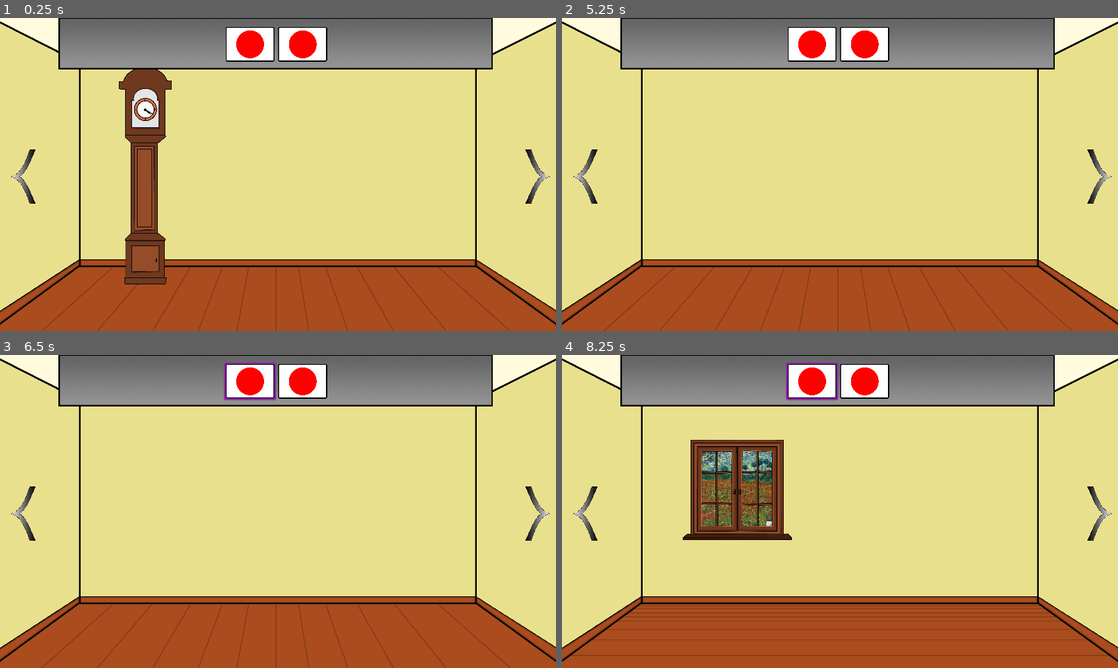
Above: before the commit, frames 1-4 (two rows, left to right).
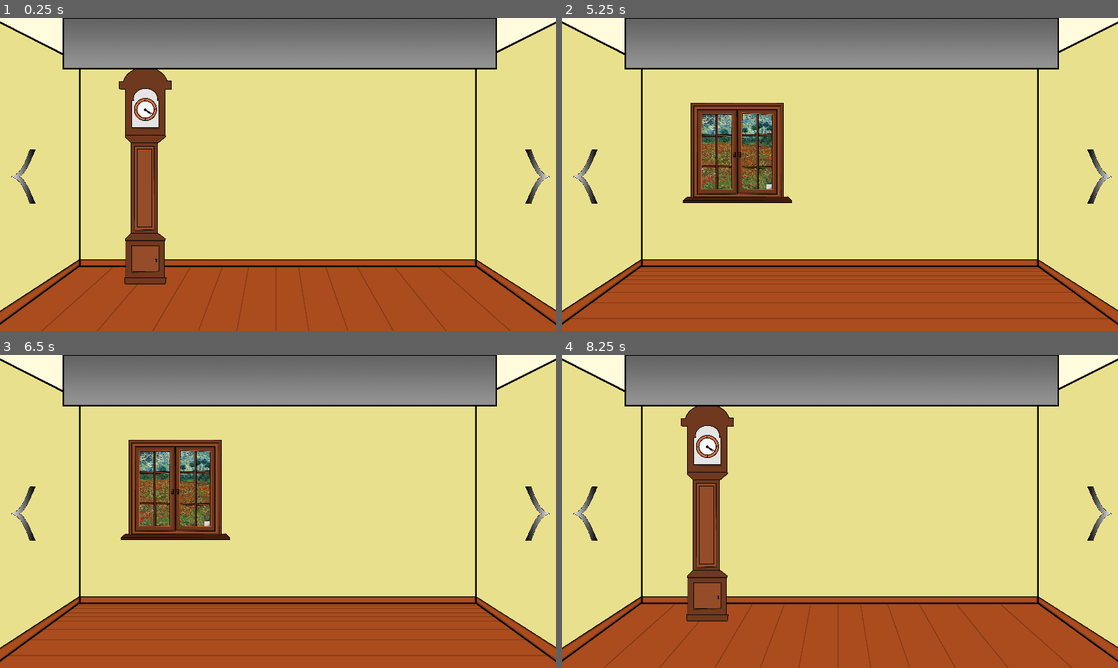
Above: after the commit, the same moments.

Repository: Paulpanther/GameJam11
Game: Godot game, scene res://Scenes/Main.tscn
Same seed, same stepped clock (60 frames per second), same inputs: the game is played once before the commit and once after it. Before the commit the project starts from res://Scenes/Room1/Room1.tscn.
Inputs (mouse positions are in pixels of both pictures, inside the frame that each line leads up to):
- Up to frame 1 (0.25 s): no input
- Up to frame 2 (5.25 s): tap Enter at 0.5, 2, 3.5 s; move the mouse to (739, 177) at 0.52 s; click (739, 177) at 0.67 s; tap Space at 1.25, 2.75, 4.25 s; move the mouse to (812, 43) at 1.27 s; click (812, 43) at 1.42 s; move the mouse to (862, 43) at 2.02 s; click (862, 43) at 2.17 s; move the mouse to (584, 174) at 2.77 s; click (584, 174) at 2.92 s; move the mouse to (812, 43) at 3.52 s; click (812, 43) at 3.67 s; move the mouse to (862, 43) at 4.27 s; click (862, 43) at 4.42 s; move the mouse to (584, 174) at 5.02 s; click (584, 174) at 5.17 s
- Up to frame 3 (6.5 s): move the mouse to (250, 380) at 5.77 s; click (250, 380) at 5.92 s
- Up to frame 4 (8.25 s): move the mouse to (862, 380) at 6.52 s; click (862, 380) at 6.67 s; move the mouse to (584, 511) at 7.27 s; click (584, 511) at 7.42 s; move the mouse to (812, 380) at 8.02 s; click (812, 380) at 8.17 s

The runs differ from the first frame. In frame 1, 2.3% of the frame differs, in the area x 10-90%, y 0-17%; in frame 2, 9.7%; in frame 3, 9.8%; in frame 4, 12%, in the area x 1-99%, y 0-100%.

Commit message:
Add global inventory

Diff:
--- /dev/null
+++ b/Scenes/Main.tscn
@@ -0,0 +1,18 @@
+[gd_scene load_steps=5 format=2]
+
+[ext_resource path="res://Scenes/UI/InteractableHUD.tscn" type="PackedScene" id=1]
+[ext_resource path="res://Scenes/UI/HUD.tscn" type="PackedScene" id=2]
+[ext_resource path="res://Scripts/main.gd" type="Script" id=3]
+[ext_resource path="res://Scenes/UI/Inventory/Inventory.tscn" type="PackedScene" id=4]
+
+[node name="Main" type="Node2D"]
+script = ExtResource( 3 )
+
+[node name="View" type="Node2D" parent="."]
+
+[node name="HUD" parent="." instance=ExtResource( 2 )]
+
+[node name="InteractableHUD" parent="." instance=ExtResource( 1 )]
+
+[node name="Inventory" parent="." instance=ExtResource( 4 )]
+position = Vector2( 966.679, 0 )
--- a/Scenes/Room1/GrandfatherClockTop.tscn
+++ b/Scenes/Room1/GrandfatherClockTop.tscn
@@ -1,10 +1,9 @@
-[gd_scene load_steps=8 format=2]
+[gd_scene load_steps=7 format=2]
 
 [ext_resource path="res://Sprites/Room1/Clock/Grandfather_closed.png" type="Texture" id=1]
 [ext_resource path="res://Sprites/Room1/Clock/clockhand_big.png" type="Texture" id=2]
 [ext_resource path="res://Sprites/Room1/Clock/clockhand_small.png" type="Texture" id=3]
 [ext_resource path="res://Sprites/wall1.png" type="Texture" id=4]
-[ext_resource path="res://Scenes/UI/InteractableHUD.tscn" type="PackedScene" id=5]
 [ext_resource path="res://Scripts/Room1/grandfather_clock_top.gd" type="Script" id=6]
 
 [sub_resource type="RectangleShape2D" id=1]
@@ -45,7 +44,4 @@
 
 [node name="Camera2D" type="Camera2D" parent="."]
 current = true
-
-[node name="InteractableHUD" parent="." instance=ExtResource( 5 )]
-position = Vector2( -960, -540 )
 [connection signal="input_event" from="GFC/Minutes/Area2D" to="." method="_on_Area2D_input_event"]
--- a/Scenes/Room1/Room1.tscn
+++ b/Scenes/Room1/Room1.tscn
@@ -1,8 +1,7 @@
-[gd_scene load_steps=8 format=2]
+[gd_scene load_steps=7 format=2]
 
 [ext_resource path="res://Sprites/wall1.png" type="Texture" id=1]
 [ext_resource path="res://Scripts/Room1/room1.gd" type="Script" id=2]
-[ext_resource path="res://Scenes/UI/HUD.tscn" type="PackedScene" id=3]
 [ext_resource path="res://Sprites/Room1/Clock/Grandfather_closed.png" type="Texture" id=4]
 [ext_resource path="res://Sprites/Room1/Clock/clockhand_small.png" type="Texture" id=5]
 [ext_resource path="res://Sprites/Room1/Clock/clockhand_big.png" type="Texture" id=6]
@@ -46,6 +45,4 @@
 position = Vector2( -2.35168, -906.712 )
 texture = ExtResource( 6 )
 offset = Vector2( 0, -79.893 )
-
-[node name="HUD" parent="." instance=ExtResource( 3 )]
 [connection signal="input_event" from="GrandfatherClock/GFCTop" to="." method="_on_GFCTop_input_event"]
--- a/Scenes/Room2/Room2.tscn
+++ b/Scenes/Room2/Room2.tscn
@@ -1,8 +1,7 @@
-[gd_scene load_steps=5 format=2]
+[gd_scene load_steps=4 format=2]
 
 [ext_resource path="res://Sprites/wall2.png" type="Texture" id=1]
 [ext_resource path="res://Scripts/Room2/room2.gd" type="Script" id=2]
-[ext_resource path="res://Scenes/UI/HUD.tscn" type="PackedScene" id=3]
 [ext_resource path="res://Scenes/Room2/Window.tscn" type="PackedScene" id=4]
 
 [node name="Room2" type="Node2D"]
@@ -12,8 +11,6 @@
 position = Vector2( 959.591, 539.445 )
 texture = ExtResource( 1 )
 
-[node name="HUD" parent="." instance=ExtResource( 3 )]
-
 [node name="Window" parent="." instance=ExtResource( 4 )]
 position = Vector2( 598.51, 463.341 )
 scale = Vector2( 0.5, 0.5 )
--- a/Scenes/Room2/WindowDetail.tscn
+++ b/Scenes/Room2/WindowDetail.tscn
@@ -1,6 +1,5 @@
-[gd_scene load_steps=4 format=2]
+[gd_scene load_steps=3 format=2]
 
-[ext_resource path="res://Scenes/UI/InteractableHUD.tscn" type="PackedScene" id=1]
 [ext_resource path="res://Scenes/Room2/Window.tscn" type="PackedScene" id=2]
 [ext_resource path="res://Sprites/wall1.png" type="Texture" id=3]
 
@@ -14,5 +13,3 @@
 [node name="Window" parent="." instance=ExtResource( 2 )]
 position = Vector2( 942.704, 590.91 )
 interactable = true
-
-[node name="InteractableHUD" parent="." instance=ExtResource( 1 )]
--- a/Scenes/Room3/CatMouse.tscn
+++ b/Scenes/Room3/CatMouse.tscn
@@ -6,10 +6,6 @@
 [ext_resource path="res://Sprites/Room3/CatMouse/player.png" type="Texture" id=4]
 [ext_resource path="res://Scripts/Room3/CatMouse/win_condition.gd" type="Script" id=5]
 [ext_resource path="res://Scripts/Room3/CatMouse/blockade.gd" type="Script" id=6]
-[ext_resource path="res://Scenes/UI/InteractableHUD.tscn" type="PackedScene" id=7]
-
-
-
 
 [sub_resource type="CircleShape2D" id=1]
 radius = 557.454
@@ -51,8 +47,5 @@
 
 [node name="Camera2D" type="Camera2D" parent="."]
 current = true
-
-[node name="InteractableHUD" parent="." instance=ExtResource( 7 )]
-position = Vector2( -953.289, -532.625 )
 [connection signal="area_entered" from="table/block/Area2D" to="player" method="_on_Area2D_area_entered"]
 [connection signal="area_exited" from="table/Area2D" to="table/Area2D" method="_on_Area2D_area_exited"]
--- a/Scenes/Room3/Room3.tscn
+++ b/Scenes/Room3/Room3.tscn
@@ -1,12 +1,9 @@
-[gd_scene load_steps=3 format=2]
+[gd_scene load_steps=2 format=2]
 
 [ext_resource path="res://Sprites/wall1.png" type="Texture" id=1]
-[ext_resource path="res://Scenes/UI/HUD.tscn" type="PackedScene" id=3]
 
 [node name="Room3" type="Node2D"]
 
 [node name="Background" type="Sprite" parent="."]
 position = Vector2( 959.591, 539.445 )
 texture = ExtResource( 1 )
-
-[node name="HUD" parent="." instance=ExtResource( 3 )]
--- a/Scenes/UI/HUD.tscn
+++ b/Scenes/UI/HUD.tscn
@@ -1,20 +1,12 @@
-[gd_scene load_steps=5 format=2]
+[gd_scene load_steps=4 format=2]
 
-[ext_resource path="res://Scenes/UI/Inventory/Inventory.tscn" type="PackedScene" id=1]
 [ext_resource path="res://Sprites/UI/arrow.png" type="Texture" id=2]
 [ext_resource path="res://Scripts/UI/HUD/arrow.gd" type="Script" id=3]
-
-
-
-
 
 [sub_resource type="RectangleShape2D" id=1]
 extents = Vector2( 68.6767, 545.781 )
 
 [node name="HUD" type="Node2D"]
-
-[node name="Inventory" parent="." instance=ExtResource( 1 )]
-position = Vector2( 952.35, 0 )
 
 [node name="ArrowLeft" type="Area2D" parent="."]
 script = ExtResource( 3 )
--- a/Scenes/UI/InteractableHUD.tscn
+++ b/Scenes/UI/InteractableHUD.tscn
@@ -1,14 +1,8 @@
-[gd_scene load_steps=3 format=2]
+[gd_scene load_steps=2 format=2]
 
-[ext_resource path="res://Scenes/UI/Inventory/Inventory.tscn" type="PackedScene" id=1]
 [ext_resource path="res://Scenes/UI/ExitInteractableButton.tscn" type="PackedScene" id=2]
-
-
 
 [node name="InteractableHUD" type="Node2D"]
 
-[node name="Inventory" parent="." instance=ExtResource( 1 )]
-position = Vector2( 942.704, 0 )
-
 [node name="Button" parent="." instance=ExtResource( 2 )]
 position = Vector2( 89.9447, 90.6256 )
--- /dev/null
+++ b/Scripts/Globals/inv.gd
@@ -0,0 +1,7 @@
+extends Node
+
+
+var inventory
+
+func _ready():
+	inventory = get_tree().get_root().get_node("Main/Inventory")
--- a/Scripts/Globals/items.gd
+++ b/Scripts/Globals/items.gd
@@ -2,4 +2,5 @@
 
 var _proto_item = preload("res://Scripts/item.gd")
 
-var item1 = _proto_item.new("res://Sprites/Items/item1.png", "Useless Item")
+var poem_paper = _proto_item.new("res://Sprites/Items/paper.png", "Folded Paper")
+var hook_shaped_key = _proto_item.new("res://Sprites/Items/hook_shaped_key.png", "Hook shaped Key")
--- a/Scripts/Globals/room_handler.gd
+++ b/Scripts/Globals/room_handler.gd
@@ -10,7 +10,8 @@
 var root
 
 func _ready():
-	root = get_tree().get_root()
+	root = get_tree().get_root().get_node("Main")
+	root.set_room(load(rooms[0]).instance())
 
 func change_room(left):
 	call_deferred("_change_room_deferred", left)
@@ -23,8 +24,8 @@
 	var dir = -1 if left else 1
 	var next = rooms[(current_index + dir) % rooms.size()]
 	var next_level = load(next).instance()
-	root.add_child(next_level)
+	root.set_room(next_level)
 
 
 func _get_current_scene():
-	return root.get_child(root.get_child_count() - 1)
+	return root.current_view()
--- a/Scripts/Globals/scene_stack.gd
+++ b/Scripts/Globals/scene_stack.gd
@@ -6,7 +6,7 @@
 var root
 
 func _ready():
-	root = get_tree().get_root()
+	root = get_tree().get_root().get_node("Main")
 
 func switch_scene(to_scene):
 	call_deferred("_switch_scene_deferred", to_scene)
@@ -20,7 +20,7 @@
 	var next_level_resource = load(to_scene)
 	var next_level = next_level_resource.instance()
 
-	root.add_child(next_level)
+	root.set_detail(next_level)
 
 func exit_scene():
 	call_deferred("_exit_scene_deferred")
@@ -34,7 +34,8 @@
 	if next.has_method(return_function_name):
 		print("hallo")
 		next.on_detail_return()
-	root.add_child(next)
+
+	root.set_room(next)
 
 func _get_current_scene():
-	return root.get_child(root.get_child_count() - 1)
+	return root.current_view()
--- a/Scripts/Room2/window.gd
+++ b/Scripts/Room2/window.gd
@@ -23,6 +23,7 @@
 	if interactable and (event is InputEventMouseButton && event.pressed):
 		if GlobalFlowerPot.window_state == "open_small":
 			GlobalFlowerPot.window_state = "open_big"
+			Inv.inventory.add_item(Items.poem_paper)
 			_update_sprites()
 
 func _update_sprites():
--- a/Scripts/UI/Inventory/inventory.gd
+++ b/Scripts/UI/Inventory/inventory.gd
@@ -8,8 +8,6 @@
 
 func _ready():
 	inventory_width = $Sprite.texture.get_size().x
-	add_item(Items.item1)
-	add_item(Items.item1)
 
 func add_item(item):
 	var slot = _proto_slot.instance()
--- /dev/null
+++ b/Scripts/main.gd
@@ -0,0 +1,20 @@
+extends Node
+
+
+func set_room(to):
+	_set_view(to)
+	$InteractableHUD.hide()
+	$HUD.show()
+
+func set_detail(to):
+	_set_view(to)
+	$InteractableHUD.show()
+	$HUD.hide()
+
+func _set_view(to):
+	for n in $View.get_children():
+		$View.remove_child(n)
+	$View.add_child(to)
+
+func current_view():
+	return $View.get_children()[0]
--- a/project.godot
+++ b/project.godot
@@ -16,7 +16,7 @@
 [application]
 
 config/name="Game Jam 11"
-run/main_scene="res://Scenes/Room1/Room1.tscn"
+run/main_scene="res://Scenes/Main.tscn"
 
 [autoload]
 
@@ -24,6 +24,7 @@
 Items="*res://Scripts/Globals/items.gd"
 RoomHandler="*res://Scripts/Globals/room_handler.gd"
 GlobalFlowerPot="*res://Scripts/Globals/global_flower_pot.gd"
+Inv="*res://Scripts/Globals/inv.gd"
 SolvedPuzzleStates="*res://Scripts/Globals/solved_puzzle_states.gd"
 
 [display]
Not shown: 1 places in Scenes/Room3/CatMouse.tscn that only renumber resources
